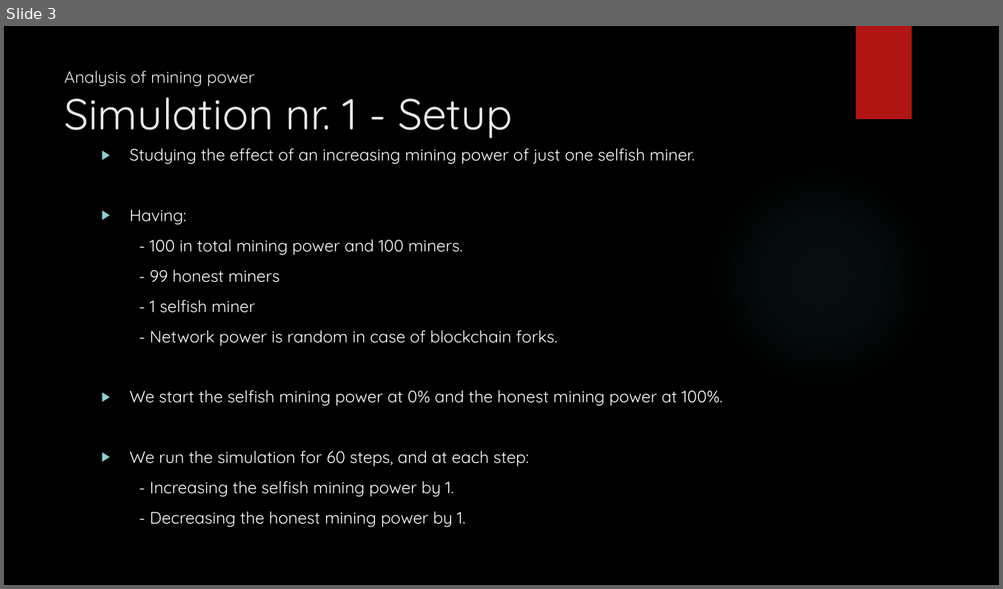
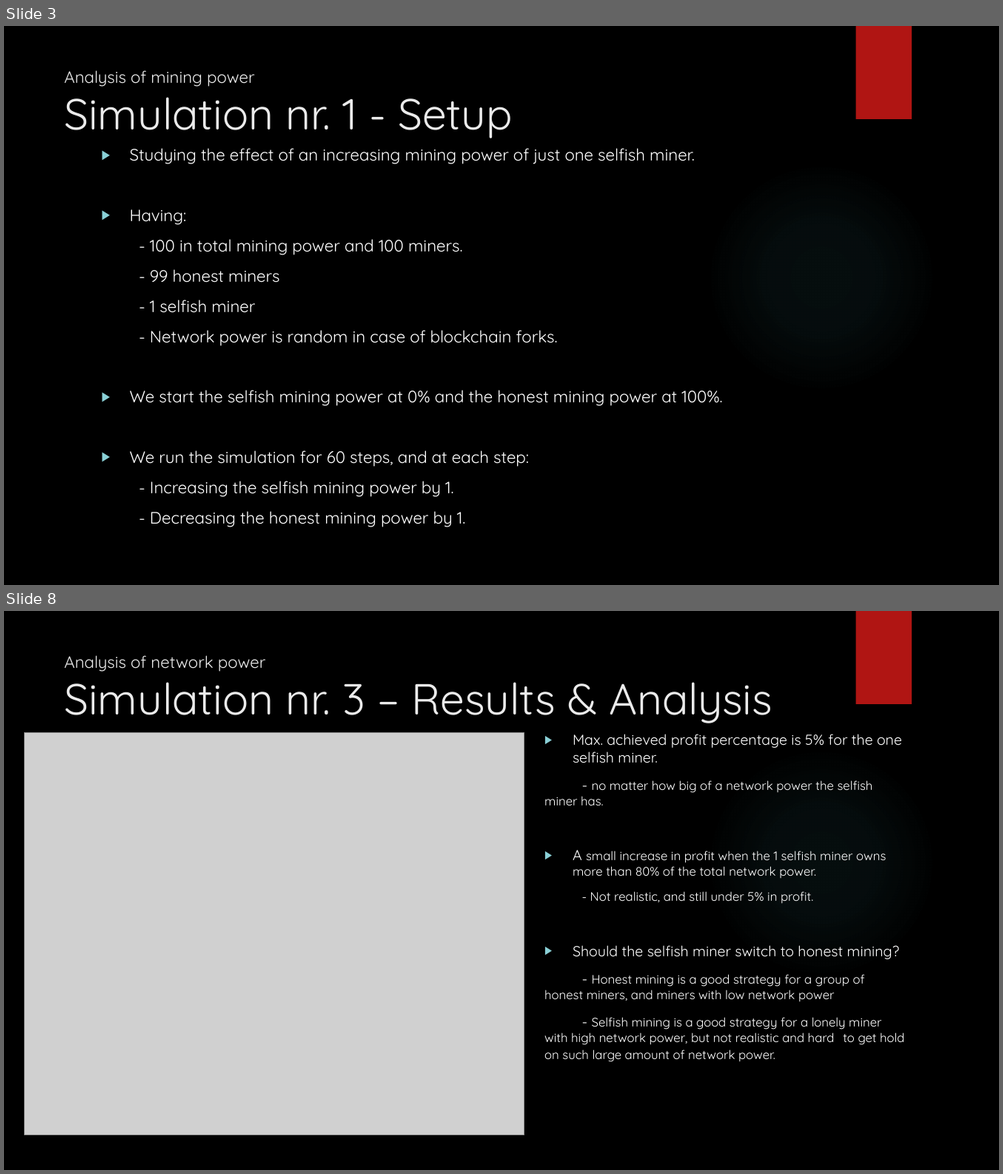
Before and after one commit to MohammedGuniem/Selfish-GHOST-and-Stubborn-Mining, a slide deck: Selfish, Stubborn & GHOST Mining.pptx. Shown one above the other, each under a label of ours: slide 3 before the commit, slides 3 and 8 after it; the slides between them are not shown. The pictures are 1003x589 and 1003x1174 pixels, drawn with LibreOffice and Linux fonts; fonts in the diff are those of the drawing; grey boxes stand for pictures; background and template pictures are left out. Boxes give left, top, right and bottom in pixels: in the first picture for what was removed or moved away, otherwise in the second. Text is boxed around its words. In the diff, an @@ line names an element or a change of style, - is before the commit and + after.

Commit message:
Sim. 1 to 5 are done, remaining stabburn mining
Test is ok

```diff
--- a/Selfish, Stubborn & GHOST Mining.pptx
+++ b/Selfish, Stubborn & GHOST Mining.pptx
@@ slide 8 added at [4,611,999,1170], background picture (left out); not listed: 2 template elements that a slide beside it also shows @@
@@ title added at [64,655,772,723], 42 pt, text #EBEBEB @@
+Analysis of network power
+Simulation nr. 3 – Results & Analysis
@@ picture added at [25,732,524,1136] @@
@@ text added at [544,734,904,1062], 12 pt, text #FFFFFF @@
+▶ Max. achieved profit percentage is 5% for the one selfish miner.
+- no matter how big of a network power the selfish miner has.
+▶ A small increase in profit when the 1 selfish miner owns more than 80% of the total network power.
+- Not realistic, and still under 5% in profit.
+▶ Should the selfish miner switch to honest mining?
+- Honest mining is a good strategy for a group of honest miners, and miners with low network power
+- Selfish mining is a good strategy for a lonely miner with high network power, but not realistic and hard to get hold on such large amount of network power.
```
Also in this commit, not shown: 3 slides changed, 5 other slides added, 8 other files.
